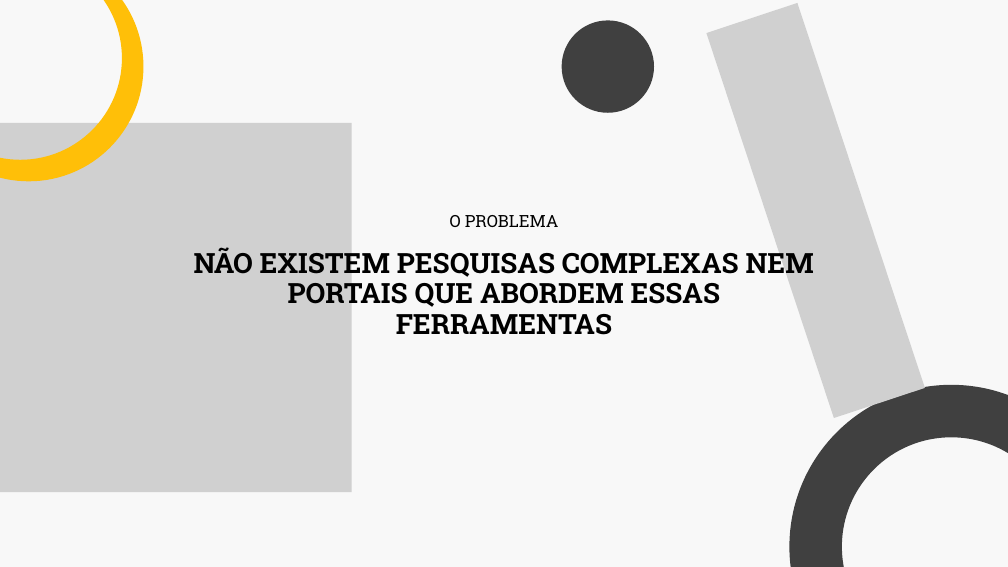
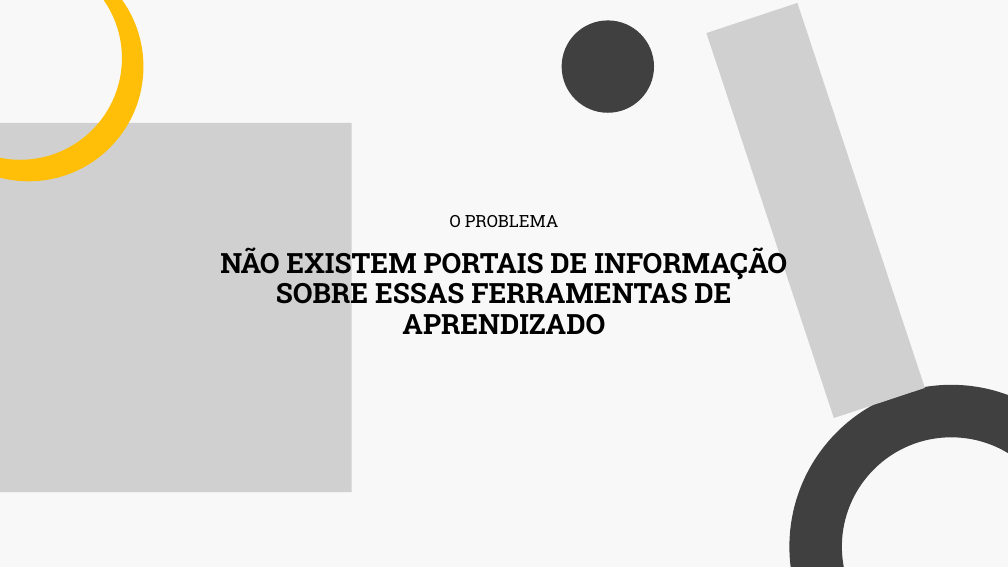
Before and after one commit to etecvav26-c10/Projeto-TCC-Etecvav---Ferramentas-de-Aprendizagem-na-Informatica, a slide deck: slide 4 of TCC_2026/Apresentação.pptx. Drawn at 1008x567 pixels with LibreOffice and Linux fonts; fonts in the diff are those of the drawing; grey boxes stand for pictures. Boxes give left, top, right and bottom in pixels: in the first picture for what was removed or moved away, otherwise in the second. Text is boxed around its words. In the diff, an @@ line names an element or a change of style, - is before the commit and + after.

```diff
--- a/TCC_2026/Apresentação.pptx
+++ b/TCC_2026/Apresentação.pptx
@@ text at [220, 247, 787, 335]: text changed @@
-NÃO EXISTEM PESQUISAS COMPLEXAS NEM PORTAIS QUE ABORDEM ESSAS FERRAMENTAS
+NÃO EXISTEM PORTAIS DE INFORMAÇÃO SOBRE ESSAS FERRAMENTAS DE APRENDIZADO
```
Also in this commit, not shown: 1 other slide changed, 4 slides added, 3 slides removed, 6 other files.
